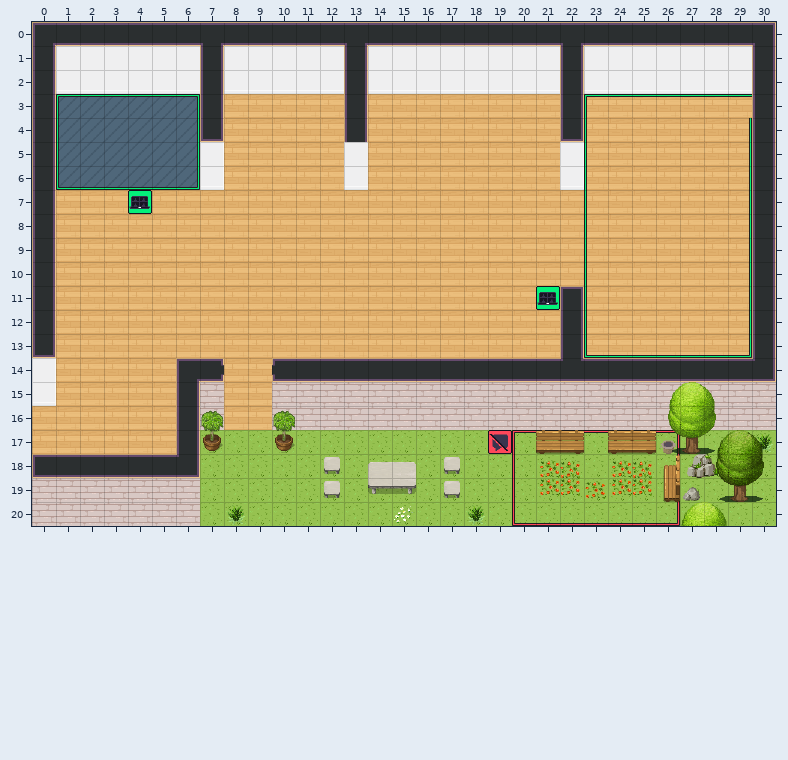
Level history. Tiled map (JSON): map.tmj. Above: the version before the commit.
Cells are 32x32 px. Shown: x 0..30, y 0..20.
After:
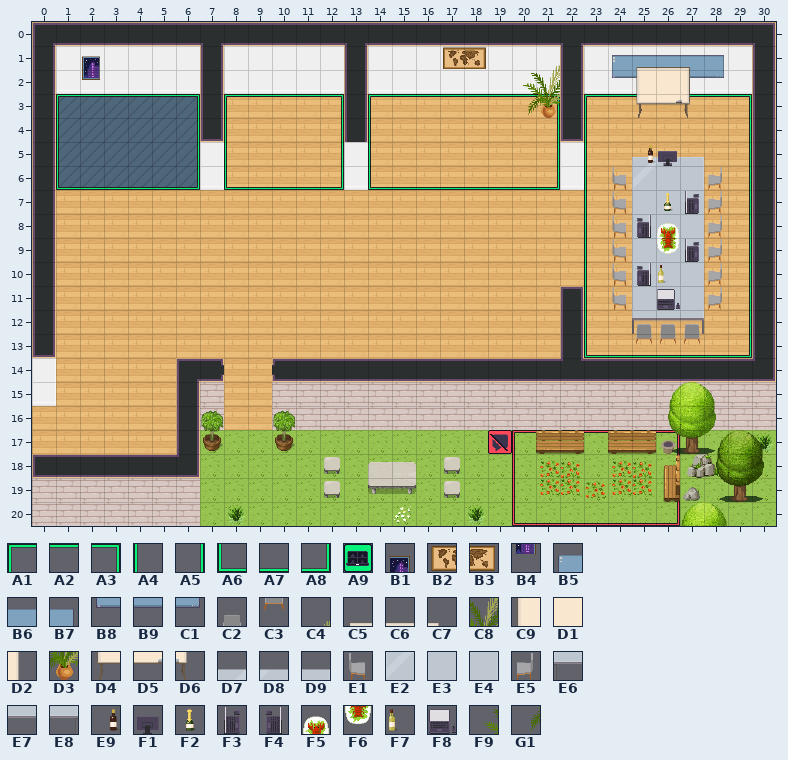
Key: from "Chunk 1": A1 5, A2 6, A3 7, A4 8, A5 9, A6 10, A7 11, A8 12, A9 13, B1 39, B2 40, B3 41, B4 42, B5 43, B6 44, B7 45, B8 46, B9 47, C1 48, C2 49, C3 50, C4 60, C5 61, C6 62, C7 63, C8 64, C9 65, D1 66, D2 67, D3 68, D4 69, D5 70, D6 71, D7 72, D8 73, D9 74, E1 75, E2 76, E3 77, E4 78, E5 79, E6 80, E7 81, E8 82, E9 100, F1 101, F2 102, F3 103, F4 104, F5 105, F6 106, F7 107, F8 108, F9 110, G1 111.
__ is an empty cell.
Tiles of an added or newly shown layer are drawn over the layers below it.
Edits made:
Layer "floor/floor2":
y 3: x 8..12 __ __ __ __ __ -> A1 A2 A2 A2 A3; x 14..21 __ __ __ __ __ __ __ __ -> A1 A2 A2 A2 A2 A2 A2 A3; x 29 A2 -> A3
y 4..5: x 8 __ -> A4; x 12 __ -> A5; x 14 __ -> A4; x 21 __ -> A5
y 6: x 8..12 __ __ __ __ __ -> A6 A7 A7 A7 A8; x 14..21 __ __ __ __ __ __ __ __ -> A6 A7 A7 A7 A7 A7 A7 A8
y 7: x 4 A9 -> __
y 11: x 21 A9 -> __
Layer "walls/walls2":
y 1: x 2 __ -> B1; x 17..18 __ __ -> B2 B3
y 2: x 2 __ -> B4
Layer "furniture/furniture1":
y 1: x 24..28 __ __ __ __ __ -> B5 B6 B6 B6 B7
y 2: x 24..25 __ __ -> B8 B9; x 27..28 __ __ -> B9 C1
y 12: x 25..27 __ __ __ -> C2 C2 C2
y 13: x 25..27 __ __ __ -> C3 C3 C3
Layer "furniture/furniture2":
y 1: x 21 __ -> C4; x 25..27 __ __ __ -> C5 C6 C7
y 2: x 21 __ -> C8; x 25..27 __ __ __ -> C9 D1 D2
y 3: x 21 __ -> D3; x 25..27 __ __ __ -> D4 D5 D6
y 5: x 25..27 __ __ __ -> D7 D8 D9
y 6: x 24..28 __ __ __ __ __ -> E1 E2 E3 E4 E5
y 7..11: x 24..28 __ __ __ __ __ -> E1 E3 E3 E3 E5
y 12: x 25..27 __ __ __ -> E6 E7 E8
Layer "furniture/tabletops" (added):
y 5: x 25..26 __ __ -> E9 F1
y 7: x 26..27 __ __ -> F2 F3
y 8: x 25..26 __ __ -> F4 F5
y 9: x 26..27 __ __ -> F6 F3
y 10: x 25..26 __ __ -> F4 F7
y 11: x 26 __ -> F8
Layer "above/above1":
y 2: x 20 __ -> F9
y 3: x 20 __ -> G1
Where, in picture pixels (left, top, right, bottom), the same in both pictures:
added: (82, 56, 100, 80)
added: (368, 47, 560, 190)
changed: (612, 55, 752, 118)
added: (224, 94, 344, 190)
added: (612, 145, 722, 345)
removed: (128, 190, 152, 214)
removed: (536, 286, 560, 310)
